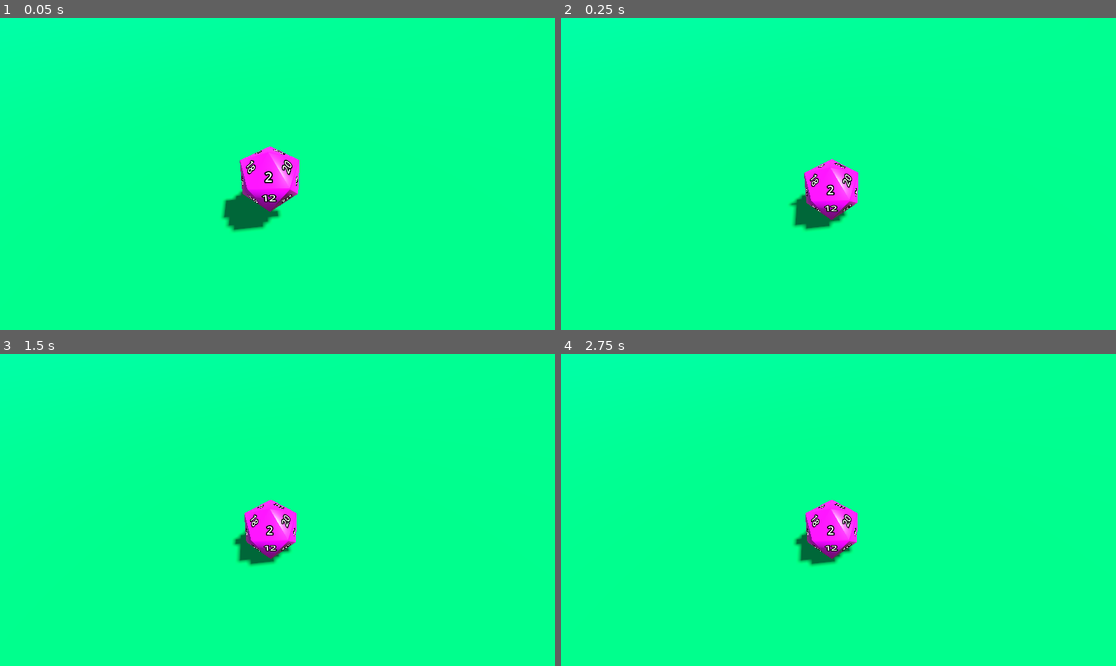
Above: before the commit, frames 1-4 (two rows, left to right).
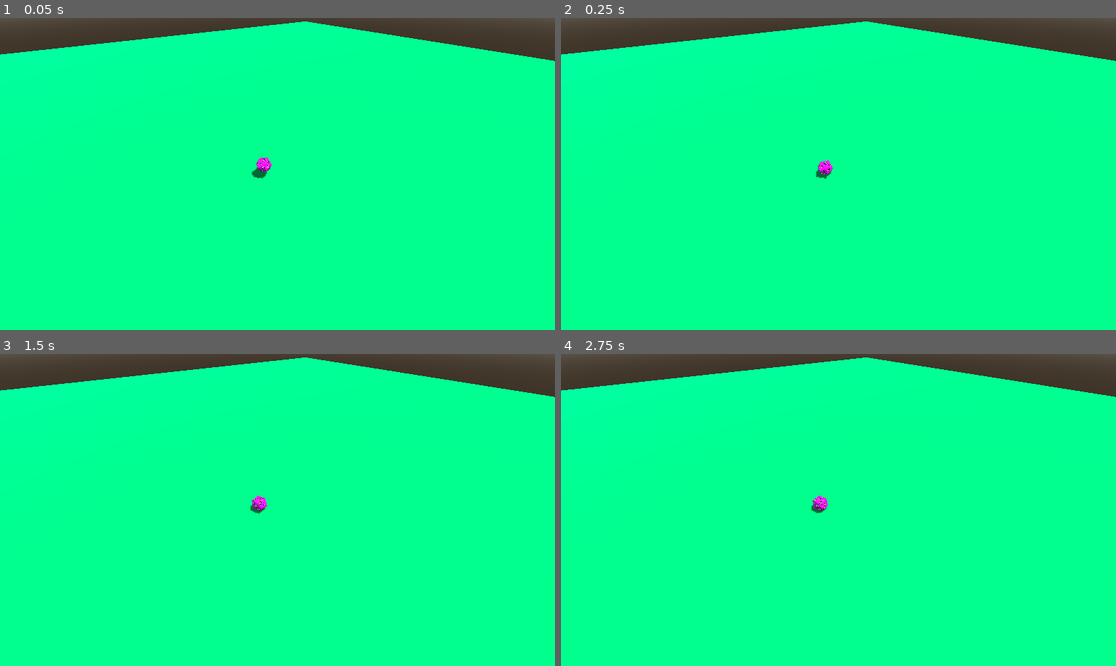
Above: after the commit, the same moments.

Repository: MaxiCabanas/DiceBilliard
Game: Godot game, scene res://Scenes/gameplay.tscn
Two runs of this game, one before a commit and one after it. Both use one fixed random seed, a clock stepped at 60 frames per second and the inputs below.
Inputs (mouse positions are in pixels of both pictures, inside the frame that each line leads up to):
- Up to frame 1 (0.05 s): no input
- Up to frame 2 (0.25 s): no input
- Up to frame 3 (1.5 s): move the mouse to (399, 494) at 0.52 s; press the mouse at (399, 494) at 0.53 s; tap Enter at 1.25 s; move the mouse to (166, 525) at 1.27 s; release the mouse at (166, 525) at 1.28 s; click (166, 525) at 1.35 s
- Up to frame 4 (2.75 s): tap Space at 2 s; move the mouse to (894, 441) at 2.02 s; press the mouse at (894, 441) at 2.03 s

The runs differ from the first frame. In frame 1, 9.3% of the frame differs, in the area x 0-100%, y 0-69%; in frame 2, 8.8%; in frame 3, 8.7%; in frame 4, 8.7%.

Commit message:
refactored dice logic

Diff:
--- a/Scenes/d_20_scene.tscn
+++ b/Scenes/d_20_scene.tscn
@@ -45,10 +45,11 @@
 shadow_mesh = SubResource("ArrayMesh_umumw")
 
 [node name="Dice" type="RigidBody3D"]
+transform = Transform3D(0.882564, -0.44097, 0.163176, 0.469846, 0.813798, -0.34202, 0.0180283, 0.378522, 0.925417, 0, 0, 0)
 script = ExtResource("2_3o3af")
 LaunchCurve = ExtResource("2_2yne7")
 MaxLaunchDistance = 5.0
-LaunchMultiplier = 50.0
+LaunchMultiplier = 10.0
 
 [node name="CollisionShape3D" type="CollisionShape3D" parent="."]
 shape = SubResource("ConvexPolygonShape3D_5a3pr")
--- a/Scenes/gameplay.tscn
+++ b/Scenes/gameplay.tscn
@@ -41,8 +41,8 @@
 shape = SubResource("BoxShape3D_uu5ev")
 
 [node name="Camera3D" type="Camera3D" parent="."]
-transform = Transform3D(0.59274, -0.616041, 0.5188, 0, 0.644157, 0.764893, -0.805394, -0.453383, 0.381817, 2.37788, 2.90775, 0.762207)
+transform = Transform3D(0.59274, -0.616041, 0.5188, 0, 0.644157, 0.764894, -0.805394, -0.453383, 0.381817, 5.58433, 7.63518, 3.12203)
 fov = 90.0
 
-[node name="D20-rigid" parent="." instance=ExtResource("2_ceks8")]
-transform = Transform3D(1, 0, 0, 0, 1, 0, 0, 0, 1, 1.15731, 1.132, 0)
+[node name="Dice" parent="." instance=ExtResource("2_ceks8")]
+transform = Transform3D(0.882564, -0.44097, 0.163176, 0.469846, 0.813798, -0.34202, 0.0180283, 0.378522, 0.925417, 0, 0.969609, 0)
--- a/Scripts/dice_controller.gd
+++ b/Scripts/dice_controller.gd
@@ -1,12 +1,5 @@
 class_name DiceController
 extends RigidBody3D
-
-enum {
-	STILL,
-	ROLLING,
-	GRABBED,
-	RELEASED
-}
 
 const dice_types = preload("res://Scripts/dice_types.gd")
 
@@ -17,14 +10,9 @@
 @export var MaxLaunchDistance: float = 10
 @export var LaunchMultiplier: float = 1
 
-var impulse: Vector3
 var is_being_overlapped: bool = false
-var must_emit: bool = false
-#var is_being_grabbed: bool = false
-#var is_rolling: bool = false
-#var is_rolling_from_player_interaction: bool = false
-
-var current_state = STILL
+var is_being_grabbed: bool = false
+var last_sleeping_state: bool = false
 
 @onready var viewport: Viewport = get_viewport()
 @onready var camera: Camera3D = viewport.get_camera_3d()
@@ -32,40 +20,39 @@
 signal dice_rolled
 
 func _physics_process(delta):
-	if _is_dice_state(GRABBED):
-		var mousePos = viewport.get_mouse_position()
-		var distance = (camera.position - position).length()
+	if sleeping != last_sleeping_state:
+		last_sleeping_state = sleeping
+		if sleeping:
+			dice_rolled.emit()
 
-		var drag_position = camera.project_position(mousePos, distance)
+func _unhandled_input(event):
+	if event.is_action_type():
+		if event.is_action_pressed("grab") && is_being_overlapped:
+			is_being_grabbed = true
+		elif event.is_action_released("grab") && is_being_grabbed:
+			is_being_grabbed = false
+			apply_impulse(_calculate_impulse())
 
-		#Make the result of raycast be at the same height of the dice.
-		drag_position.y = position.y
+# Need rework because with perspective is broken
+func _calculate_impulse():
+	var mousePos = viewport.get_mouse_position()
+	var distance = (camera.position - position).length()
 
-		impulse = position - drag_position
+	var drag_position = camera.project_position(mousePos, distance)
 
-		var remapedForce = remap(impulse.length(), 0.0, MaxLaunchDistance, 0.0, 1.0)
-		var finalLaunchForce = LaunchCurve.sample_baked(remapedForce) * LaunchMultiplier
+	#Make the result of raycast be at the same height of the dice.
+	drag_position.y = position.y
 
-		impulse = impulse.normalized() * finalLaunchForce
+	var temp_force = position - drag_position
 
-	elif _is_dice_still() && _is_dice_state(ROLLING):
-		_set_state(STILL)
-		if must_emit:
-			must_emit = false
-			dice_rolled.emit()
-	elif !_is_dice_still() && _is_dice_state(RELEASED):
-		_set_state(ROLLING)
-		must_emit = true
+	var remapedForce = remap(temp_force.length(), 0.0, MaxLaunchDistance, 0.0, 1.0)
+	var finalLaunchForce = LaunchCurve.sample_baked(remapedForce) * LaunchMultiplier
 
-func _process(delta):
-	if _is_dice_state(STILL) && is_being_overlapped && Input.is_action_pressed("grab"):
-		#is_being_grabbed = true
-		_set_state(GRABBED)
+	temp_force = temp_force.normalized() * finalLaunchForce
+	return temp_force
 
-	if _is_dice_state(GRABBED) && Input.is_action_just_released("grab"):
-		_set_state(RELEASED)
-		apply_impulse(impulse)
-
+# Can be used insted of the in-build sleeping variable if want to remove delay
+# or doesn't want to relly on sleeping system.
 func _is_dice_still():
 	#return linear_velocity.length_squared() < 0.0001
 	const tolerance: float = 0.00001
@@ -75,13 +62,6 @@
 	is_still = is_still || abs(linear_velocity.z) < tolerance
 	return is_still
 
-func _set_state(new_state):
-	if current_state != new_state:
-		current_state = new_state
-
-func _is_dice_state(state):
-	return current_state == state
-
 func _on_detection_area_mouse_entered():
 	is_being_overlapped = true
 
